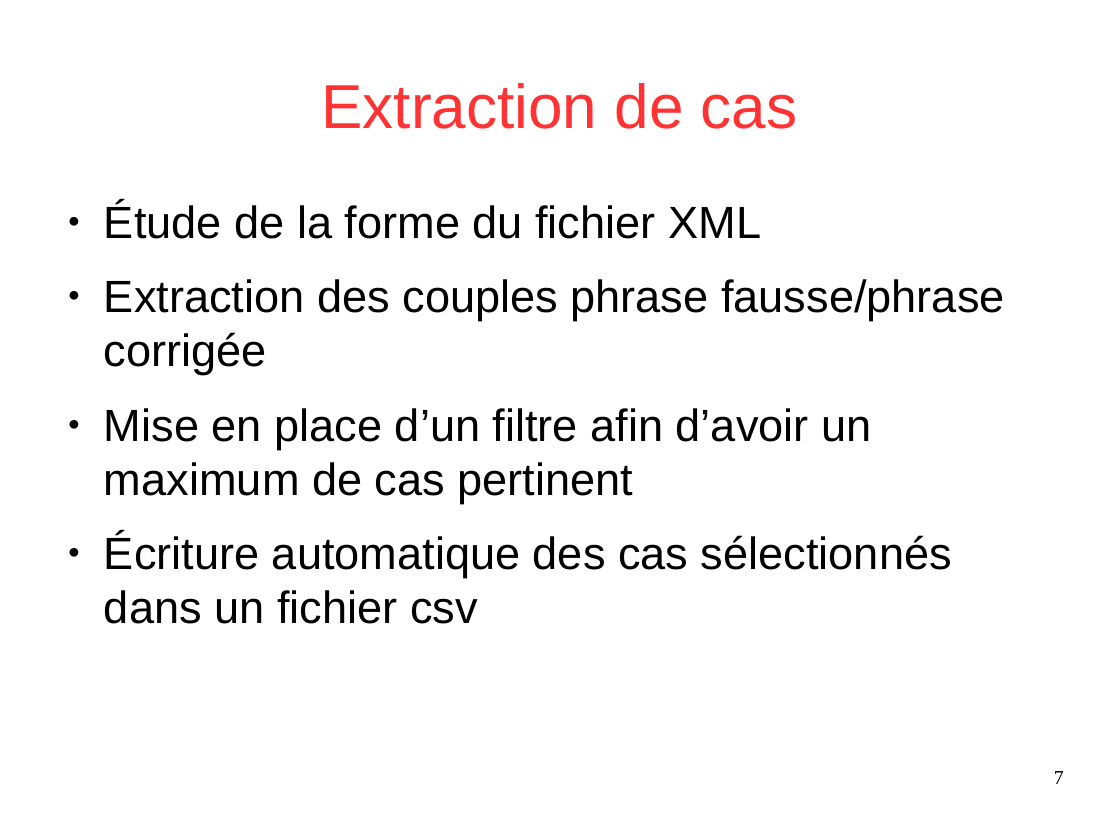
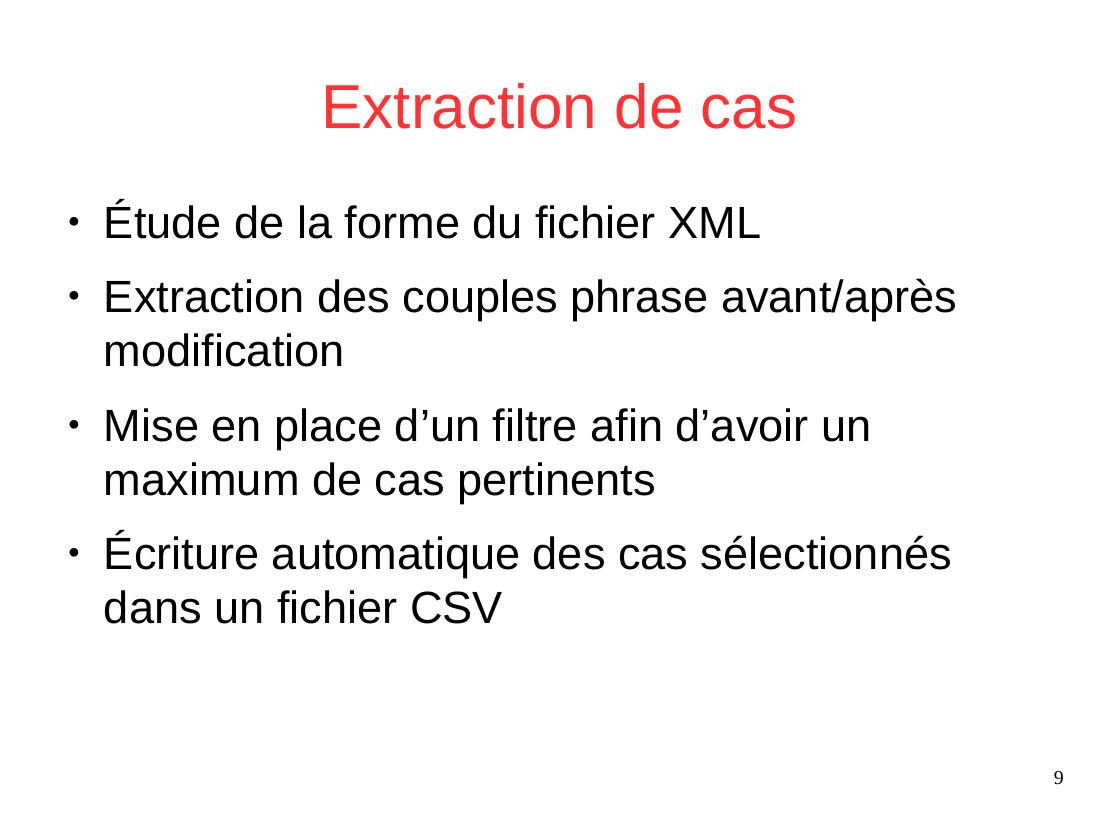
Before and after one commit to Sle3pingForest/StageL3, a slide deck: slide 9 of RapportDamien/presentation.odp (slide 7 before the commit). Drawn at 1120x840 pixels with LibreOffice and Linux fonts; fonts in the diff are those of the drawing. Boxes give left, top, right and bottom in pixels: in the first picture for what was removed or moved away, otherwise in the second. Text is boxed around its words. In the diff, an @@ line names an element or a change of style, - is before the commit and + after.

```diff
--- a/RapportDamien/presentation.odp
+++ b/RapportDamien/presentation.odp
@@ text at (104, 278, 957, 624): text changed @@
-● Extraction des couples phrase fausse/phrase corrigée
-● Mise en place d’un filtre afin d’avoir un maximum de cas pertinent
-● Écriture automatique des cas sélectionnés dans un fichier csv
+● Extraction des couples phrase avant/après modification
+● Mise en place d’un filtre afin d’avoir un maximum de cas pertinents
+● Écriture automatique des cas sélectionnés dans un fichier CSV
@@ page number at (1054, 771, 1064, 785): text changed @@
-7
+9
```
Also in this commit, not shown: 8 other slides changed, 2 slides added, 14 other files.
